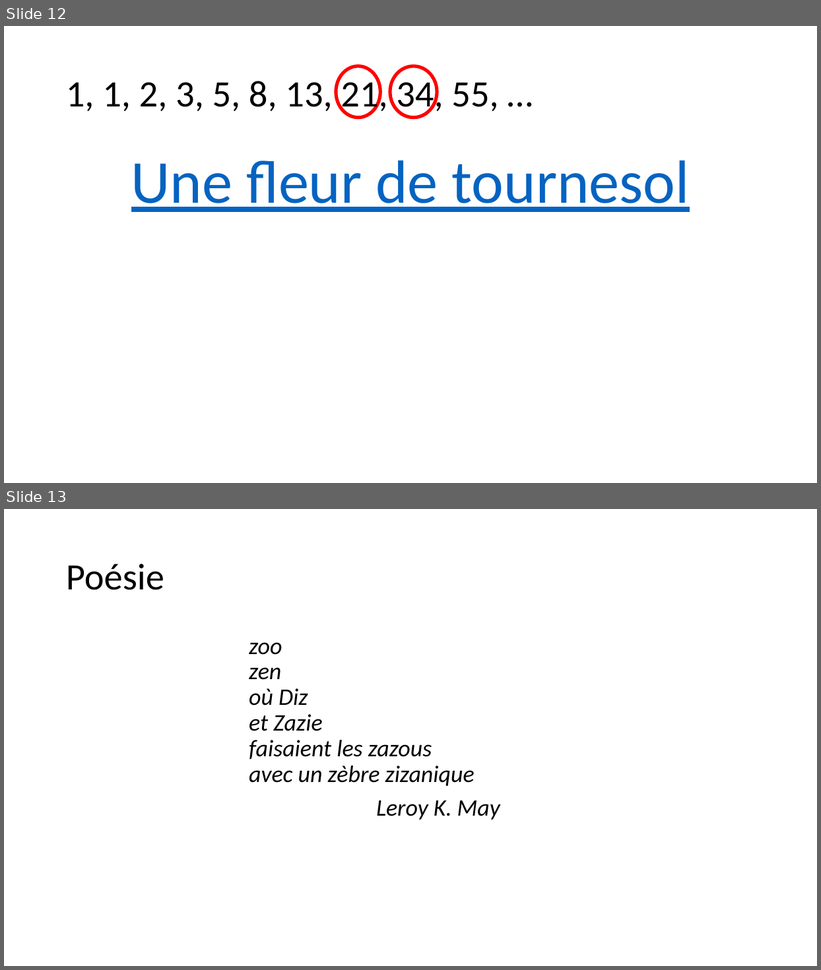
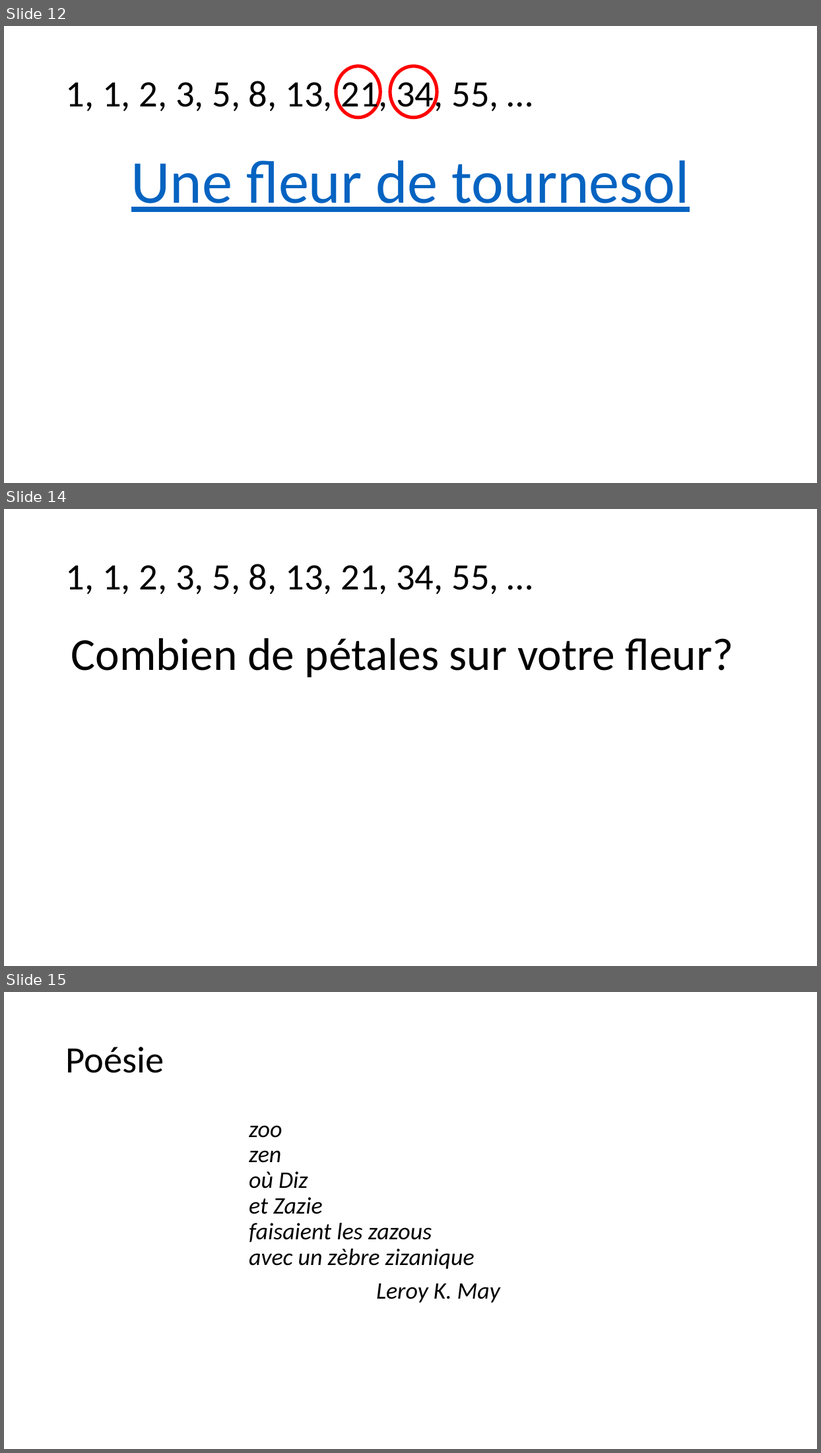
Before and after one commit to desautm/madesautels, a slide deck: static/ppt/Nombres_Fibonacci.pptx. Shown one above the other, each under a label of ours: slides 12 and 13 before the commit, slides 12, 14 and 15 after it; the slides between them are not shown. The pictures are 821x970 and 821x1453 pixels, drawn with LibreOffice and Linux fonts; fonts in the diff are those of the drawing. Boxes give left, top, right and bottom in pixels: in the first picture for what was removed or moved away, otherwise in the second. Text is boxed around its words. In the diff, an @@ line names an element or a change of style, - is before the commit and + after.

```diff
--- a/static/ppt/Nombres_Fibonacci.pptx
+++ b/static/ppt/Nombres_Fibonacci.pptx
@@ slide 14 added at <box>4,509,817,966</box>, background #FFFFFF @@
@@ title added at <box>66,564,498,594</box>, 44 pt, text #000000 @@
+1, 1, 2, 3, 5, 8, 13, 21, 34, 55, …
@@ text added at <box>71,638,734,678</box>, 54 pt, text #000000 @@
+Combien de pétales sur votre fleur?
@@ what was slide 13 is now slide 15 @@
```
Also in this commit, not shown: 1 other slide added, 2 other files.
